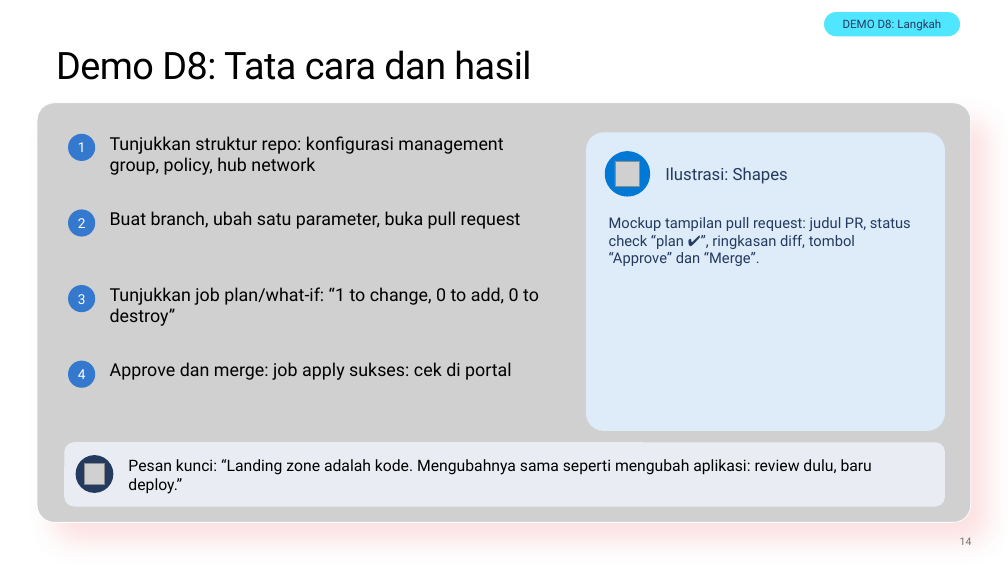
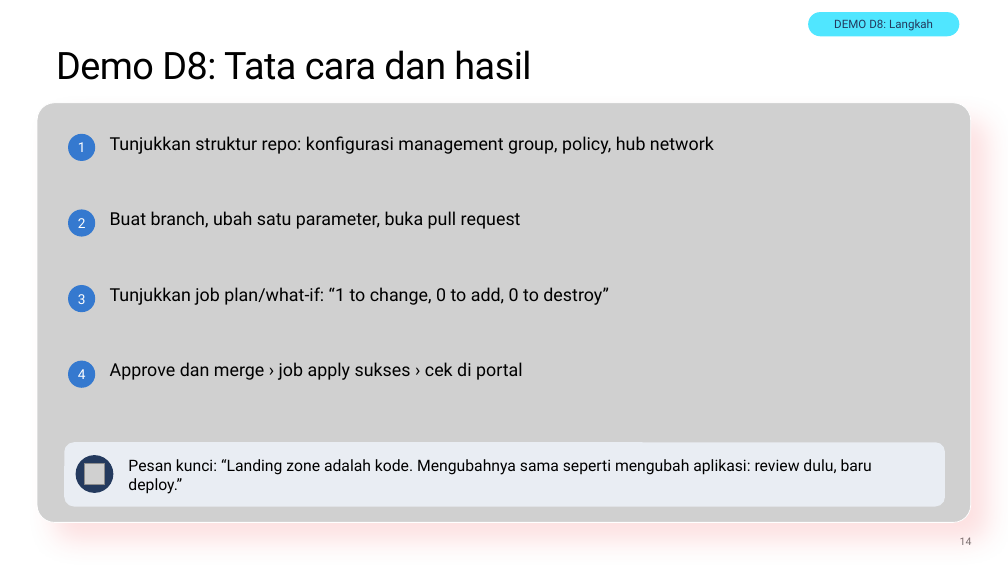
Before and after one commit to medisa-aris/azure-landing-zone-training, a slide deck: slide 14 of slides/pptx/slide_day05_automate-onboard-operate.pptx. Drawn at 1008x567 pixels with LibreOffice and Linux fonts; fonts in the diff are those of the drawing; grey boxes stand for pictures; background and template pictures are left out. Boxes give left, top, right and bottom in pixels: in the first picture for what was removed or moved away, otherwise in the second. Text is boxed around its words. In the diff, an @@ line names an element or a change of style, - is before the commit and + after.

```diff
--- a/slides/pptx/slide_day05_automate-onboard-operate.pptx
+++ b/slides/pptx/slide_day05_automate-onboard-operate.pptx
@@ rounded rectangle "DEMO D8: Langkah": place and size @@
-rounded rectangle "DEMO D8: Langkah" at box(824, 12, 960, 36)
+rounded rectangle "DEMO D8: Langkah" at box(808, 12, 960, 36)
@@ text "Tunjukkan struktur repo: konfigurasi management ..." rewrapped from box(110, 136, 503, 175) to box(110, 136, 714, 154) @@
@@ rounded rectangle removed at box(586, 132, 945, 431) @@
@@ ellipse removed at box(605, 151, 650, 197) @@
@@ picture removed at box(615, 161, 640, 186) @@
@@ text removed at box(665, 167, 788, 184) @@
-Ilustrasi: Shapes
@@ text removed at box(609, 217, 911, 266) @@
-Mockup tampilan pull request: judul PR, status check “plan ✔”, ringkasan diff, tombol “Approve” dan “Merge”.
@@ text "Tunjukkan job plan/what-if: “1 to ..." rewrapped from box(110, 287, 539, 326) to box(110, 287, 609, 305) @@
@@ text at box(110, 362, 523, 380): text changed @@
-Approve dan merge: job apply sukses: cek di portal
+Approve dan merge › job apply sukses › cek di portal
```
Also in this commit, not shown: 9 other slides changed, 6 other files.
